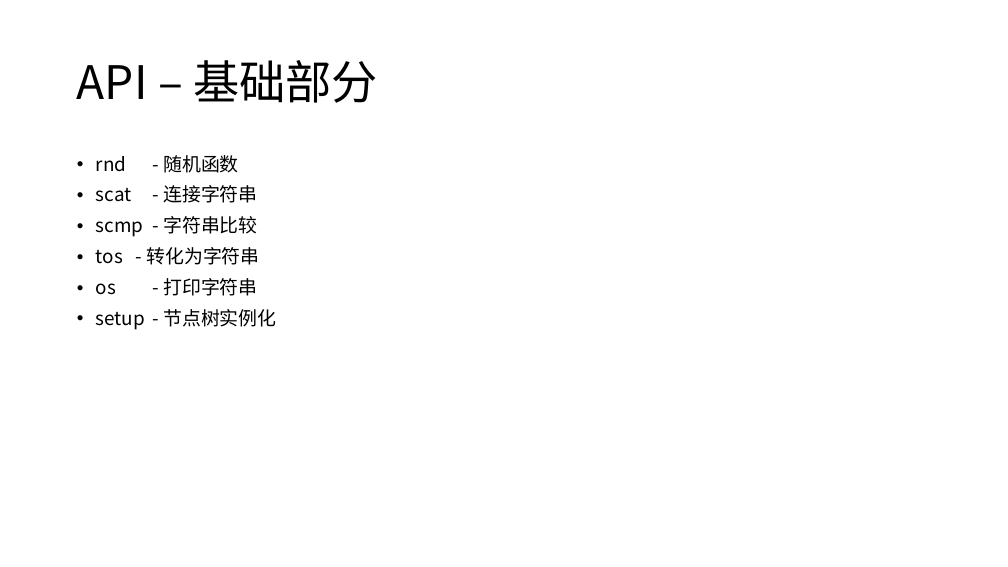
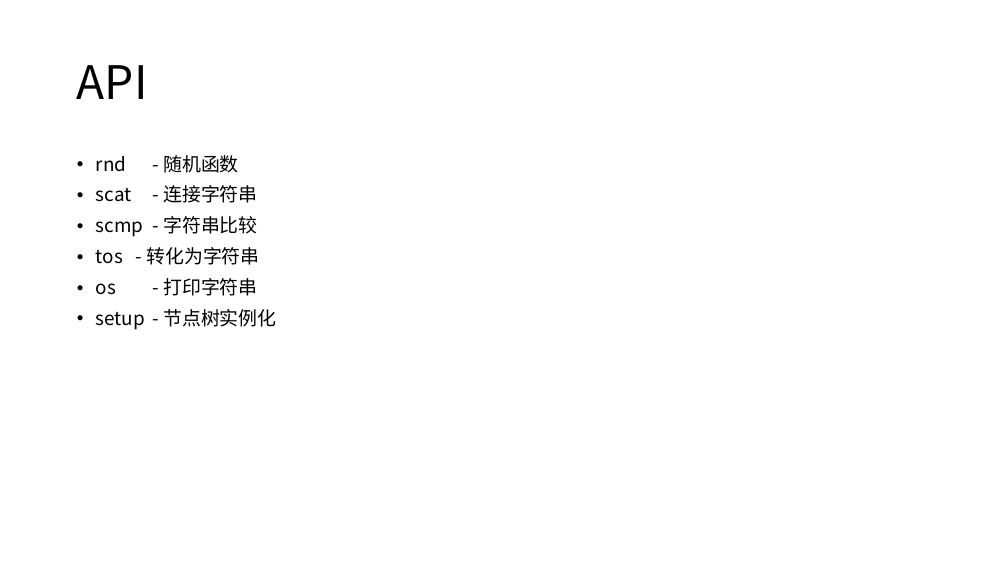
Before and after one commit to panguojun/.PHG., a slide deck: slide 13 of PHG语法手册.pptx. Drawn at 1008x567 pixels with LibreOffice and Linux fonts; fonts in the diff are those of the drawing. Boxes give left, top, right and bottom in pixels: in the first picture for what was removed or moved away, otherwise in the second. Text is boxed around its words. In the diff, an @@ line names an element or a change of style, - is before the commit and + after.

```diff
--- a/PHG语法手册.pptx
+++ b/PHG语法手册.pptx
@@ title at box(77, 65, 148, 99): text changed @@
-API – 基础部分
+API
```
Also in this commit, not shown: 6 other files.
